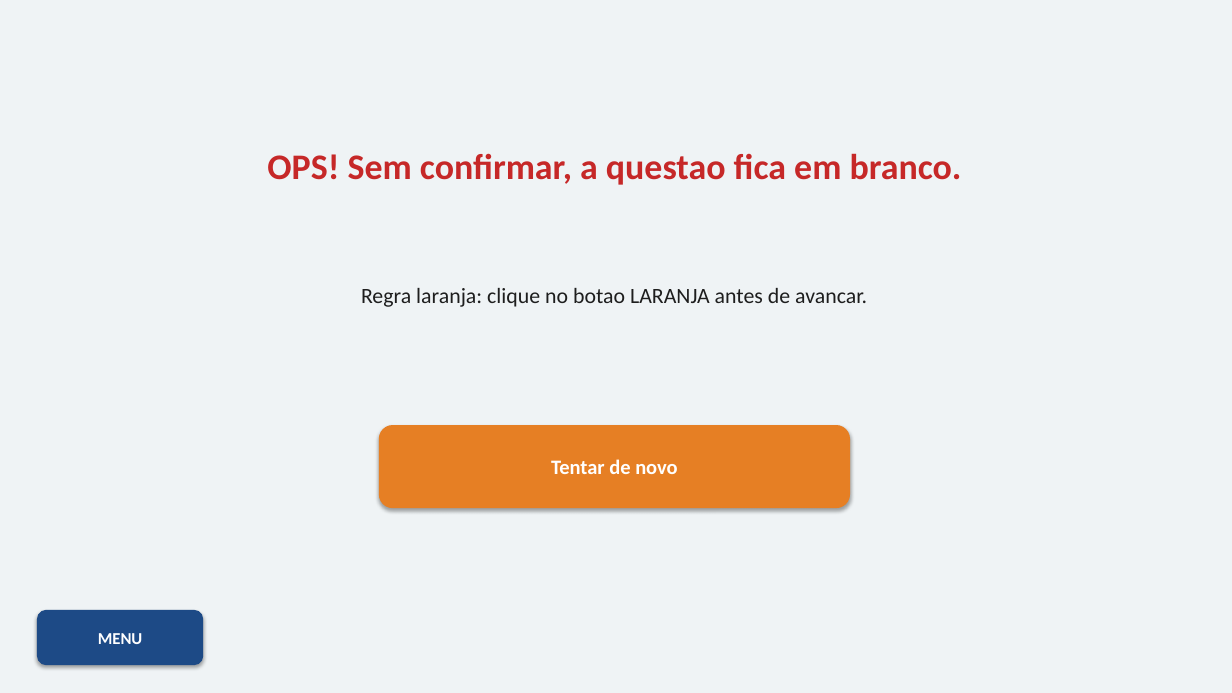
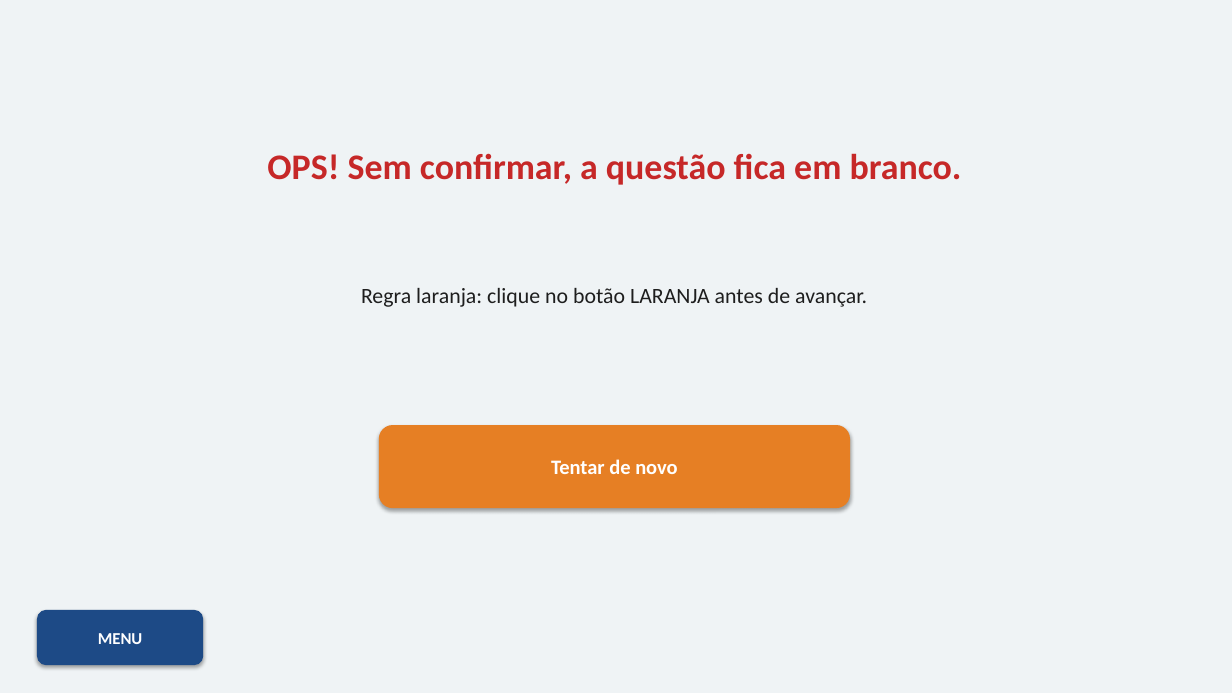
Before and after one commit to Geovane-Maia/Auto-Escola, a slide deck: slide 10 of Apresentacao-Interativa-ABCDETRAN.pptx. Drawn at 1232x693 pixels with LibreOffice and Linux fonts; fonts in the diff are those of the drawing. Boxes give left, top, right and bottom in pixels: in the first picture for what was removed or moved away, otherwise in the second. Text is boxed around its words. In the diff, an @@ line names an element or a change of style, - is before the commit and + after.

```diff
--- a/Apresentacao-Interativa-ABCDETRAN.pptx
+++ b/Apresentacao-Interativa-ABCDETRAN.pptx
@@ text at [267,153,962,185]: text changed @@
-OPS! Sem confirmar, a questao fica em branco.
+OPS! Sem confirmar, a questão fica em branco.
@@ text at [361,288,867,307]: text changed @@
-Regra laranja: clique no botao LARANJA antes de avancar.
+Regra laranja: clique no botão LARANJA antes de avançar.
```
Also in this commit, not shown: 15 other slides changed, 1 other file.
